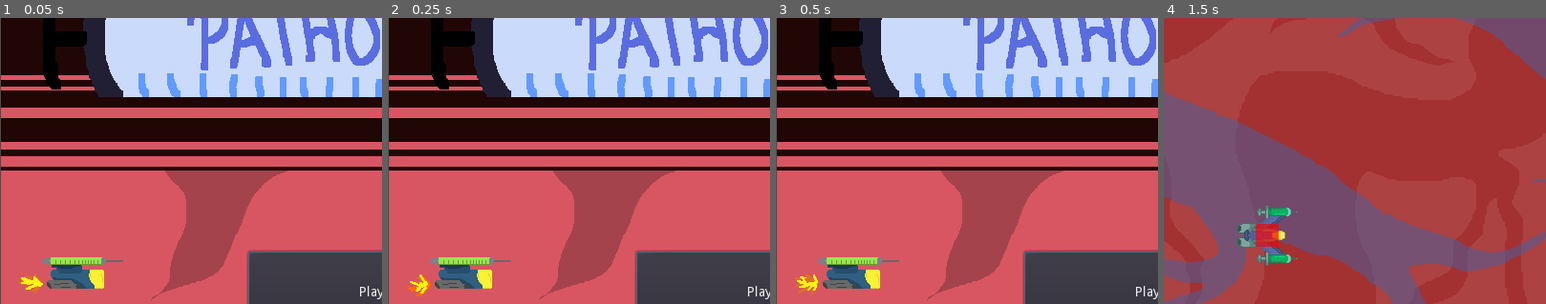
Above: before the commit, frames 1-4 (left to right).
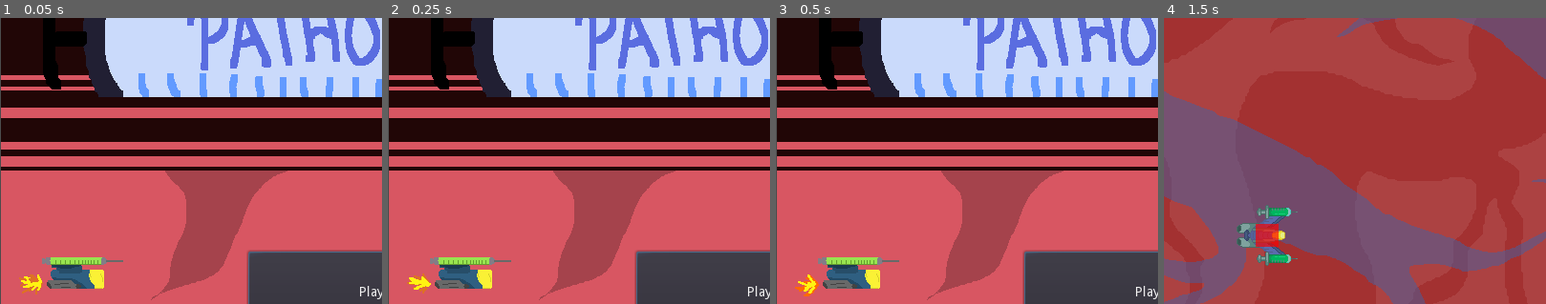
Above: after the commit, the same moments.

Repository: Yerdun/Pathogen
Game: Godot game, scene res://Assets/Scenes/Menus/Title.tscn
Same seed, same stepped clock (60 frames per second), same inputs: the game is played once before the commit and once after it. Sound files missing from this copy of the repository are replaced by a short silence.
Inputs (mouse positions are % of the whole screen's width and height, from its top left):
- Up to frame 1 (0.05 s): no input
- Up to frame 2 (0.25 s): no input
- Up to frame 3 (0.5 s): no input
- Up to frame 4 (1.5 s): click "Play" at 0.5 s; move the mouse to (72, 45) at 1.27 s; hold Right (ui_right) from 1.28 s (still down); hold Shift (control_focus) from 1.28 s (still down)
The pictures show only the part of the screen within x 0-50%, y 12-62%; the shares and areas given below are measured in that part.

The runs differ from the first frame. In frame 1, 0.2% of the frame differs, in the area x 5-12%, y 89-97%; in frame 2, 0.2%; in frame 3, 0.3%, in the area x 5-12%, y 89-98%; in frame 4, nothing differs.

Commit message:
Slowdown fix (fixed other bullet types)

Diff:
--- a/Assets/Scenes/Bullet/Copy Bullet/Copy Bullet.gd
+++ b/Assets/Scenes/Bullet/Copy Bullet/Copy Bullet.gd
@@ -30,3 +30,7 @@
 
 	if body.is_in_group("enemies"):	# if hitting an enemy
 		queue_free() # destroy bullet on collision
+
+
+func _on_VisibilityNotifier2D_screen_exited():
+	queue_free()	# Remove after exiting screen
--- a/Assets/Scenes/Bullet/Copy Bullet/Copy Bullet.tscn
+++ b/Assets/Scenes/Bullet/Copy Bullet/Copy Bullet.tscn
@@ -17,6 +17,7 @@
 modulate = Color( 1, 0.764706, 0.764706, 1 )
 texture = ExtResource( 1 )
 
-[node name="VisibilityEnabler2D" type="VisibilityEnabler2D" parent="."]
+[node name="VisibilityNotifier2D" type="VisibilityNotifier2D" parent="."]
 
 [connection signal="body_entered" from="." to="." method="_on_Copy_Bullet_body_entered"]
+[connection signal="screen_exited" from="VisibilityNotifier2D" to="." method="_on_VisibilityNotifier2D_screen_exited"]
--- a/Assets/Scenes/Bullet/Piercing Bullet/Piercing Bullet.gd
+++ b/Assets/Scenes/Bullet/Piercing Bullet/Piercing Bullet.gd
@@ -23,3 +23,7 @@
 			_killed_enemy() # neat! tell everyone, including the player
 
 	# the bullet pierces, so it doesn't destroy itself
+
+
+func _on_VisibilityNotifier2D_screen_exited():
+	queue_free()	# Remove after exiting screen
--- a/Assets/Scenes/Bullet/Piercing Bullet/Piercing Bullet.tscn
+++ b/Assets/Scenes/Bullet/Piercing Bullet/Piercing Bullet.tscn
@@ -18,6 +18,7 @@
 rotation = 1.5708
 shape = SubResource( 1 )
 
-[node name="VisibilityEnabler2D" type="VisibilityEnabler2D" parent="."]
+[node name="VisibilityNotifier2D" type="VisibilityNotifier2D" parent="."]
 
 [connection signal="body_entered" from="." to="." method="_on_Piercing_Bullet_body_entered"]
+[connection signal="screen_exited" from="VisibilityNotifier2D" to="." method="_on_VisibilityNotifier2D_screen_exited"]
--- a/Assets/Scenes/Menus/Title.tscn
+++ b/Assets/Scenes/Menus/Title.tscn
@@ -23,7 +23,7 @@
 [node name="AnimatedSprite" type="AnimatedSprite" parent="."]
 position = Vector2( 400.763, 299.68 )
 frames = SubResource( 1 )
-frame = 2
+frame = 1
 playing = true
 
 [node name="TestLevelButton" type="Button" parent="."]
